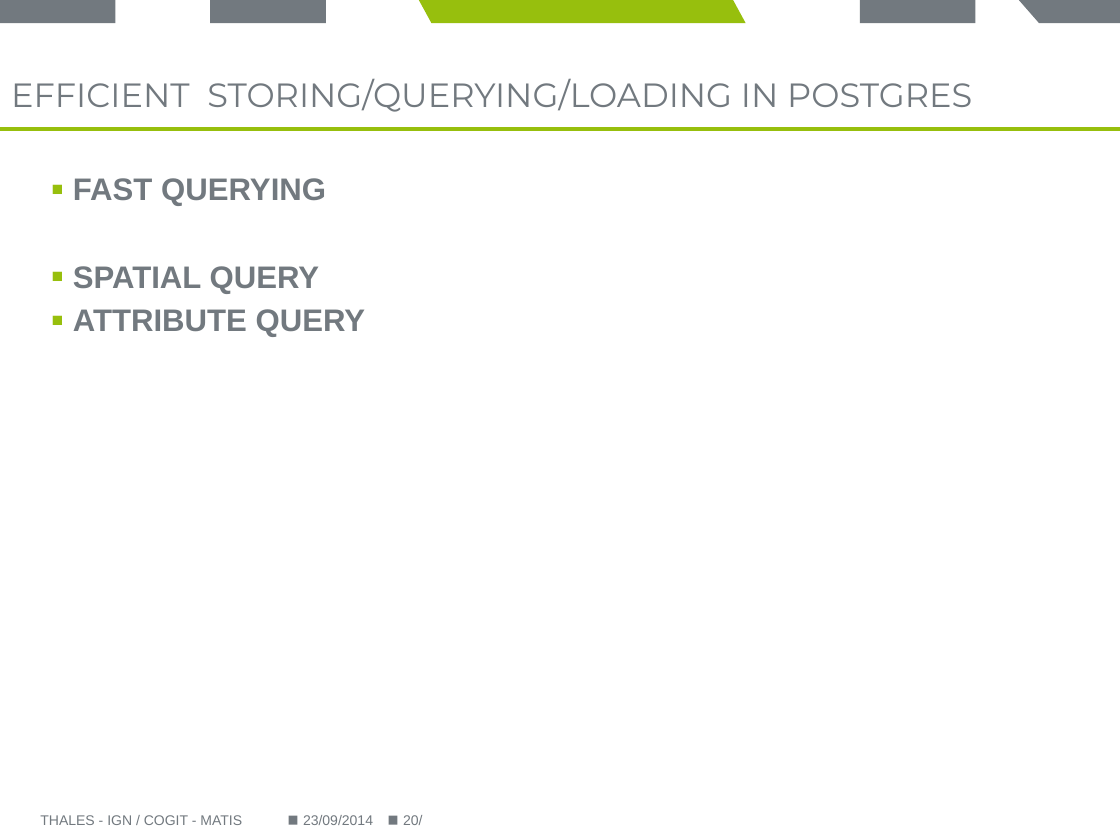
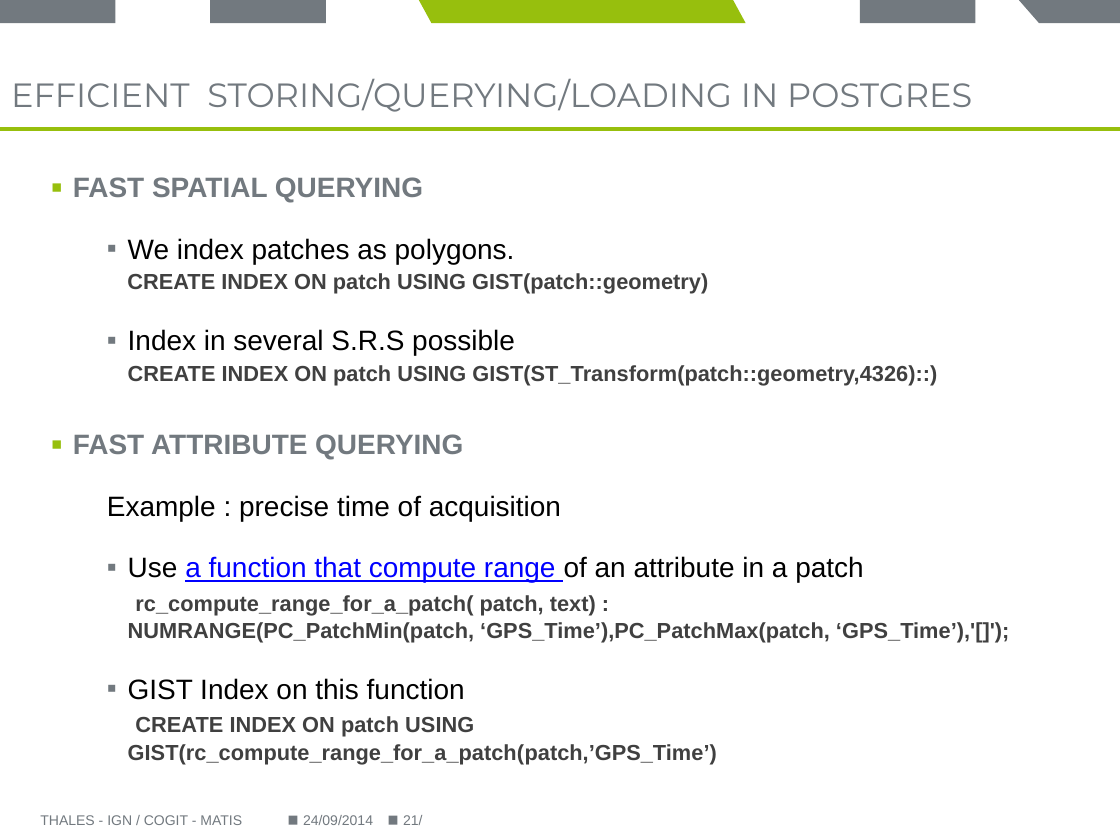
Before and after one commit to Remi-C/Postgres_Day_2014_10_RemiC, a slide deck: slide 21 of presentation/presentation_RCura.pptx (slide 20 before the commit). Drawn at 1120x840 pixels with LibreOffice and Linux fonts; fonts in the diff are those of the drawing; background and template pictures are left out. Boxes give left, top, right and bottom in pixels: in the first picture for what was removed or moved away, otherwise in the second. Text is boxed around its words. In the diff, an @@ line names an element or a change of style, - is before the commit and + after.

```diff
--- a/presentation/presentation_RCura.pptx
+++ b/presentation/presentation_RCura.pptx
@@ text at box(73, 177, 1009, 765): text changed; size 20 to 14 pt; text colour #72797F to #404040 @@
-▪ FAST QUERYING
-▪ SPATIAL QUERY
-▪ ATTRIBUTE QUERY
+▪ FAST SPATIAL QUERYING
+  ▪ We index patches as polygons.
+CREATE INDEX ON patch USING GIST(patch::geometry)
+  ▪ Index in several S.R.S possible
+  CREATE INDEX ON patch USING GIST(ST_Transform(patch::geometry,4326)::)
+▪ FAST ATTRIBUTE QUERYING
+  Example : precise time of acquisition
+  ▪ Use a function that compute range of an attribute in a patch
+    rc_compute_range_for_a_patch( patch, text) :
+    NUMRANGE(PC_PatchMin(patch, ‘GPS_Time’),PC_PatchMax(patch, ‘GPS_Time’),'[]');
+  ▪ GIST Index on this function
+    CREATE INDEX ON patch USING GIST(rc_compute_range_for_a_patch(patch,’GPS_Time’)
@@ text at box(303, 815, 373, 825): text changed @@
-23/09/2014
+24/09/2014
@@ page number at box(403, 815, 422, 825): text changed @@
-20/
+21/
```
Also in this commit, not shown: 7 other slides changed, 2 slides added.
